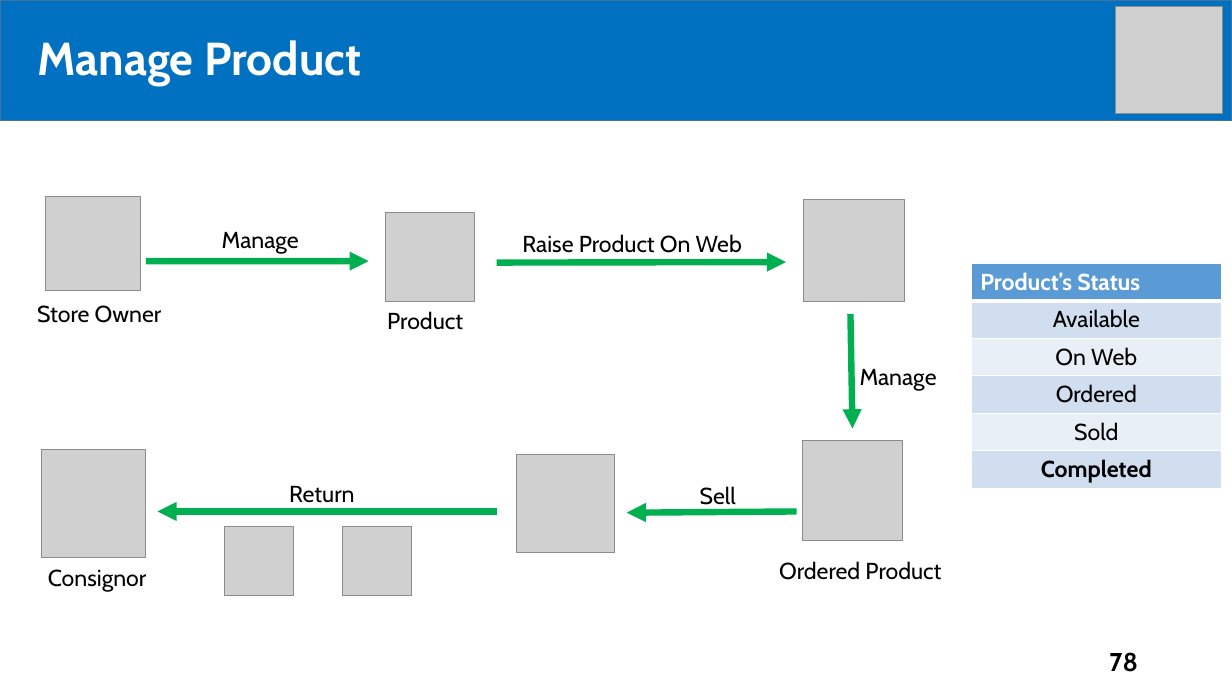
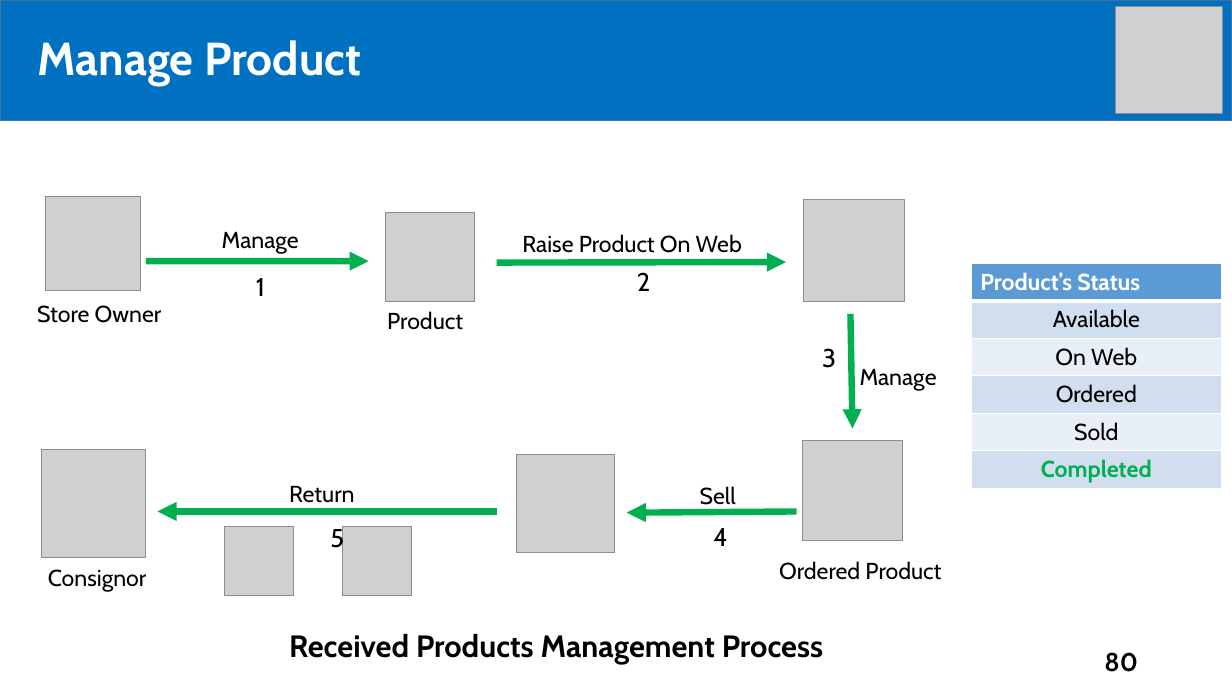
Before and after one commit to tiendan3108/CP, a slide deck: slide 80 of Source/Presentation/PreFinalPresentation.pptx (slide 78 before the commit). Drawn at 1232x693 pixels with LibreOffice and Linux fonts; fonts in the diff are those of the drawing; grey boxes stand for pictures. Boxes give left, top, right and bottom in pixels: in the first picture for what was removed or moved away, otherwise in the second. Text is boxed around its words. In the diff, an @@ line names an element or a change of style, - is before the commit and + after.

Commit message:
update

```diff
--- a/Source/Presentation/PreFinalPresentation.pptx
+++ b/Source/Presentation/PreFinalPresentation.pptx
@@ table at [971,264,1222,489] @@
@@ text colour #000000 to #00B050 in "Completed" @@
@@ text added at [256,278,265,296], 20 pt, text #000000 @@
+1
@@ text added at [637,272,650,291], 20 pt, text #000000 @@
+2
@@ text added at [822,348,836,368], 20 pt, text #000000 @@
+3
@@ text added at [330,526,344,553], 20 pt, text #000000 @@
+5
@@ text added at [713,528,727,546], 20 pt, text #000000 @@
+4
@@ text added at [289,634,823,664], 24 pt, text #000000, bold @@
+Received Products Management Process
@@ page number at [1104,652,1138,672]: text changed @@
-78
+80
```
Also in this commit, not shown: 30 other slides changed, 5 slides added, 2 slides removed.
